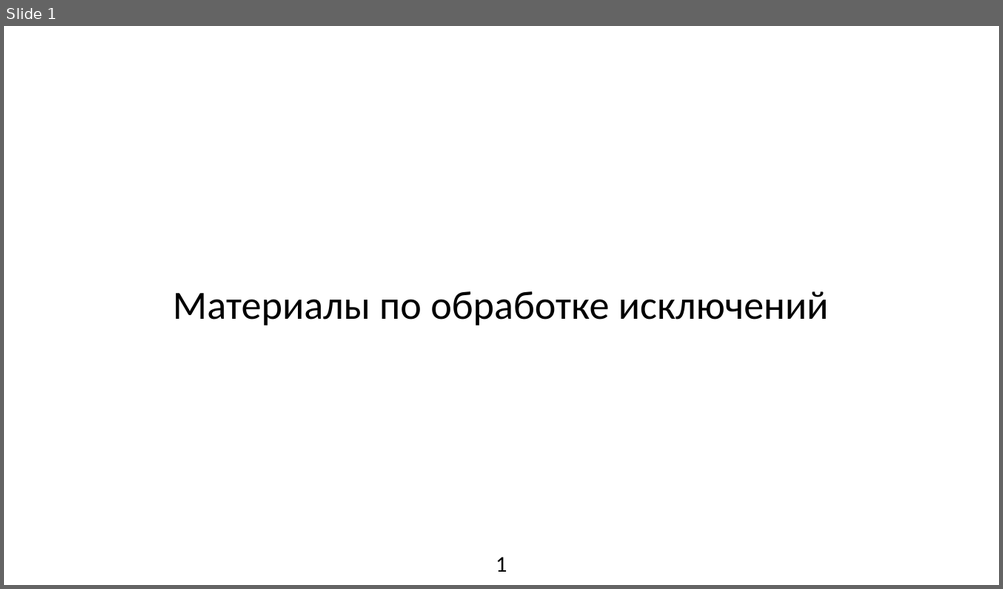
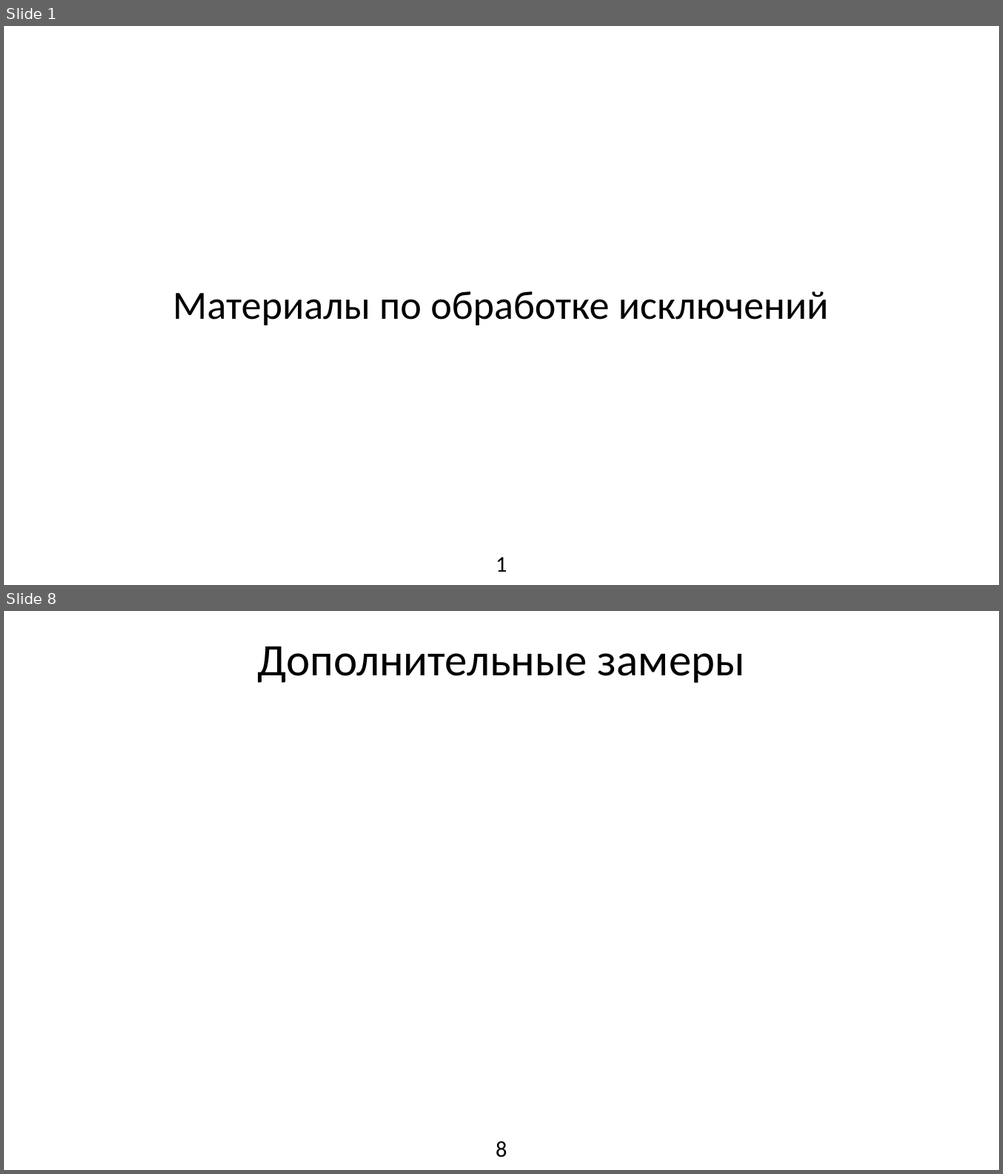
Before and after one commit to Leartiz/exception_research, a slide deck: about/presentation.odp. Shown one above the other, each under a label of ours: slide 1 before the commit, slides 1 and 8 after it; the slides between them are not shown. The pictures are 1003x589 and 1003x1174 pixels, drawn with LibreOffice and Linux fonts; fonts in the diff are those of the drawing. Boxes give left, top, right and bottom in pixels: in the first picture for what was removed or moved away, otherwise in the second. Text is boxed around its words. In the diff, an @@ line names an element or a change of style, - is before the commit and + after.

```diff
--- a/about/presentation.odp
+++ b/about/presentation.odp
@@ slide 8 added at (x1=4, y1=611, x2=999, y2=1170), background #FFFFFF @@
@@ title added at (x1=258, y1=647, x2=745, y2=683), 36 pt, text #000000 @@
+Дополнительные замеры
@@ page number added at (x1=495, y1=1142, x2=506, y2=1158), 18 pt, text #000000 @@
+8
```
Also in this commit, not shown: 1 slide changed, 9 other slides added, 2 slides removed, 5 other files.
